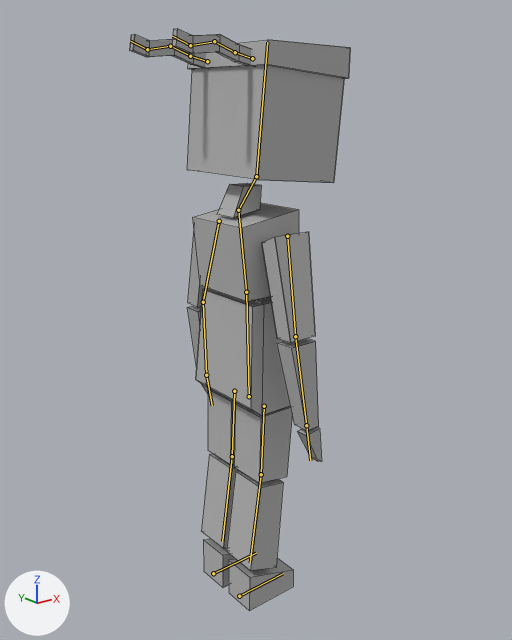
Before and after pictures for a commit that changed the Blender file Assets/Models/Player.blend.
One viewpoint serves both versions: a 50 mm camera at (-7.63, -9.74, 9.42) aimed at (0.13, -0.04, 5.54). Every picture has the same lights, and +X, +Y and +Z are marked at lower left. The bones that bend it are drawn over the model as lines. Mesh edges are drawn as thin lines.

Names of what the first picture shows: 'Ninja_Mesh'.
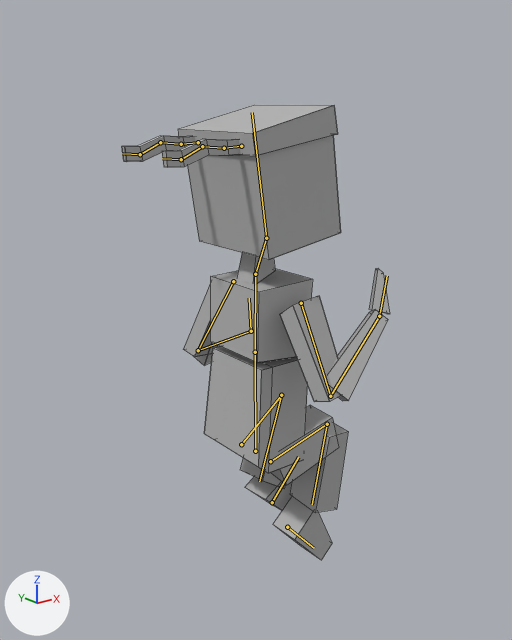
The newer file adds an action. The first version stands in its rest pose; the second is drawn at frame 1 of the action 'Wall Hold'.

Patch to the scene script:
```diff
--- a/Assets/Models/Player.blend.py
+++ b/Assets/Models/Player.blend.py
@@ bone_hips @@
 bone_hips = bpy.data.objects['Ninja'].pose.bones['Hips']
-bone_hips.location = (0.0, 0.0, 0.0)
-bone_hips.rotation_quaternion = (1.0, 0.0, 0.0, 0.0)  # degrees (0, 0, 0)
+bone_hips.location = (0.0, -1.2, -0.13)
+bone_hips.rotation_quaternion = (1.0, -0.009, 0.0, 0.0)  # degrees (-1, 0, 0)
@@ bone_chest @@
 bone_chest = bpy.data.objects['Ninja'].pose.bones['Chest']  # child of 'Hips'
-bone_chest.rotation_quaternion = (1.0, 0.0, 0.0, 0.0)  # degrees (0, 0, 0)
+bone_chest.rotation_quaternion = (0.999, -0.05, 0.0, 0.0)  # degrees (-6, 0, 0)
@@ bone_neck @@
 bone_neck = bpy.data.objects['Ninja'].pose.bones['Neck']  # child of 'Chest'
-bone_neck.rotation_quaternion = (1.0, 0.0, 0.0, 0.0)  # degrees (0, 0, 0)
+bone_neck.rotation_quaternion = (0.983, 0.183, 0.0, 0.0)  # degrees (21, 0, 0)
@@ bone_arm_upper_l @@
 bone_arm_upper_l = bpy.data.objects['Ninja'].pose.bones['Arm Upper.L']  # child of 'Chest'
-bone_arm_upper_l.rotation_quaternion = (1.0, 0.0, 0.0, 0.0)  # degrees (0, 0, 0)
+bone_arm_upper_l.rotation_quaternion = (0.979, 0.036, -0.085, -0.077)  # degrees (5, -10, -9)
@@ bone_arm_lower_l @@
 bone_arm_lower_l = bpy.data.objects['Ninja'].pose.bones['Arm Lower.L']  # child of 'Arm Upper.L'
-bone_arm_lower_l.rotation_quaternion = (1.0, 0.0, 0.0, 0.0)  # degrees (0, 0, 0)
+bone_arm_lower_l.rotation_quaternion = (0.688, -0.713, -0.001, -0.036)  # degrees (-92, -3, -3)
@@ bone_hand_l @@
 bone_hand_l = bpy.data.objects['Ninja'].pose.bones['Hand.L']  # child of 'Arm Lower.L'
-bone_hand_l.rotation_quaternion = (1.0, 0.0, 0.0, 0.0)  # degrees (0, 0, 0)
+bone_hand_l.rotation_quaternion = (0.712, -0.455, 0.229, -0.484)  # degrees (-61, -7, -65)
@@ bone_arm_upper_r @@
 bone_arm_upper_r = bpy.data.objects['Ninja'].pose.bones['Arm Upper.R']  # child of 'Chest'
-bone_arm_upper_r.rotation_quaternion = (1.0, 0.0, 0.0, 0.0)  # degrees (0, 0, 0)
+bone_arm_upper_r.rotation_quaternion = (0.978, -0.09, -0.05, 0.127)  # degrees (-11, -4, 15)
@@ bone_arm_lower_r @@
 bone_arm_lower_r = bpy.data.objects['Ninja'].pose.bones['Arm Lower.R']  # child of 'Arm Upper.R'
-bone_arm_lower_r.rotation_quaternion = (1.0, 0.0, 0.0, 0.0)  # degrees (0, 0, 0)
+bone_arm_lower_r.rotation_quaternion = (0.443, -0.823, 0.061, 0.329)  # degrees (-119, 37, 14)
@@ bone_hand_r @@
 bone_hand_r = bpy.data.objects['Ninja'].pose.bones['Hand.R']  # child of 'Arm Lower.R'
-bone_hand_r.rotation_quaternion = (1.0, 0.0, 0.0, 0.0)  # degrees (0, 0, 0)
+bone_hand_r.rotation_quaternion = (0.981, -0.162, -0.015, 0.101)  # degrees (-19, 0, 12)
@@ bone_leg_ik_l @@
 bone_leg_ik_l = bpy.data.objects['Ninja'].pose.bones['Leg IK.L']
-bone_leg_ik_l.location = (0.0, 0.0, 0.0)
-bone_leg_ik_l.rotation_quaternion = (1.0, 0.0, 0.0, 0.0)  # degrees (0, 0, 0)
+bone_leg_ik_l.location = (0.0, -0.97, 1.01)
+bone_leg_ik_l.rotation_quaternion = (0.91, -0.413, 0.0, 0.0)  # degrees (-49, 0, 0)
@@ bone_leg_ik_r @@
 bone_leg_ik_r = bpy.data.objects['Ninja'].pose.bones['Leg IK.R']
-bone_leg_ik_r.location = (0.0, 0.0, 0.0)
-bone_leg_ik_r.rotation_quaternion = (1.0, 0.0, 0.0, 0.0)  # degrees (0, 0, 0)
+bone_leg_ik_r.location = (0.0, -1.62, 0.65)
+bone_leg_ik_r.rotation_quaternion = (0.917, 0.401, 0.0, 0.0)  # degrees (47, 0, 0)
```

Boxes [x1, y1, x2, y2] around the edits, measured in the pictures (512 x 640 px):
'Ninja_Mesh', posed (22% wider, 22% shorter): before [130, 28, 350, 611]; after [122, 105, 390, 560]
bone 'Hips', root to tip: before (249, 396) to (246, 292); after (255, 451) to (255, 352)
bone 'Chest', root to tip: before (246, 292) to (238, 210); after (255, 352) to (255, 274)
bone 'Neck', root to tip: before (238, 210) to (256, 176); after (255, 274) to (266, 238)
bone 'Arm Upper.L', root to tip: before (219, 221) to (203, 302); after (233, 281) to (198, 350)
bone 'Arm Lower.L', root to tip: before (203, 302) to (206, 375); after (198, 350) to (251, 331)
bone 'Hand.L', root to tip: before (206, 375) to (212, 405); after (251, 331) to (249, 298)
bone 'Arm Upper.R', root to tip: before (287, 236) to (295, 336); after (301, 303) to (330, 396)
bone 'Arm Lower.R', root to tip: before (295, 336) to (306, 425); after (330, 396) to (379, 316)
bone 'Hand.R', root to tip: before (306, 425) to (310, 460); after (379, 316) to (387, 275)
